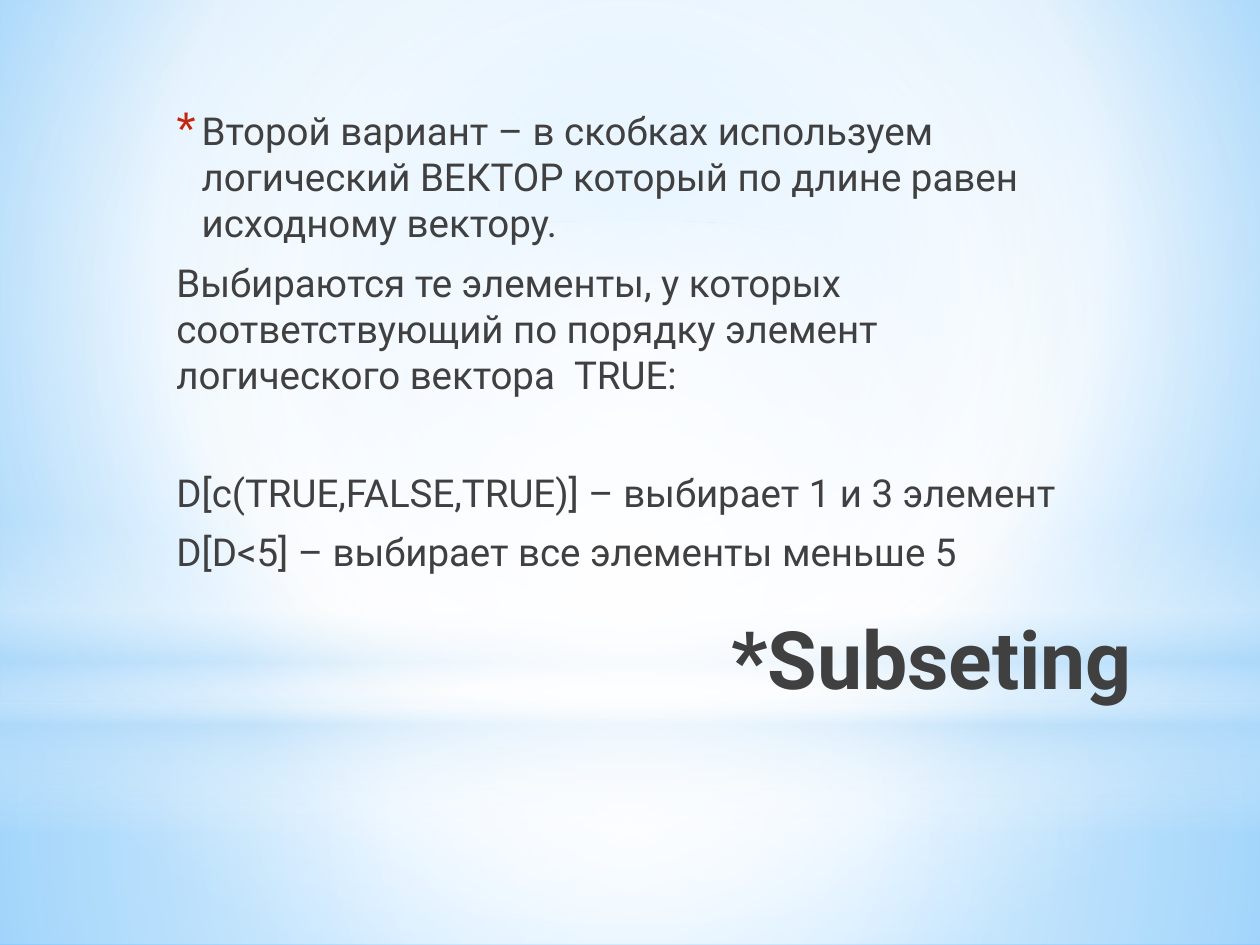
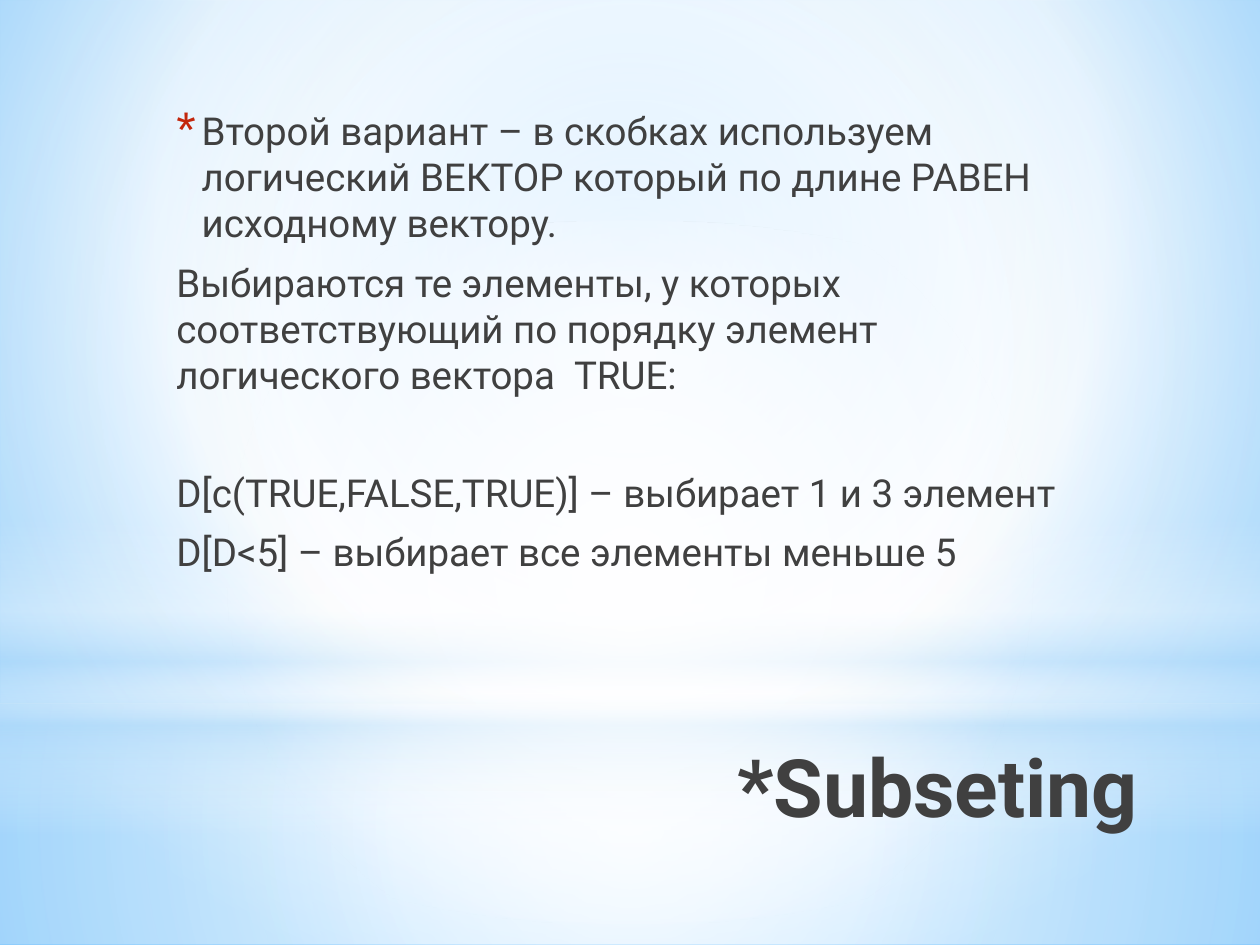
Before and after one commit to pletenev/Teaching-R, a slide deck: slide 14 of Введение в R.pptx. Drawn at 1260x945 pixels with LibreOffice and Linux fonts; fonts in the diff are those of the drawing. Boxes give left, top, right and bottom in pixels: in the first picture for what was removed or moved away, otherwise in the second. Text is boxed around its words. In the diff, an @@ line names an element or a change of style, - is before the commit and + after.

```diff
--- a/Введение в R.pptx
+++ b/Введение в R.pptx
@@ text at [202,116,1031,245]: text changed @@
-* Второй вариант – в скобках используем логический ВЕКТОР который по длине равен исходному вектору.
+* Второй вариант – в скобках используем логический ВЕКТОР который по длине РАВЕН исходному вектору.
@@ title "*Subseting": place and size @@
-title "*Subseting" at [731,628,1132,706]
+title "*Subseting" at [737,756,1138,834]
```
Also in this commit, not shown: 1 other slide changed, 1 other file.
